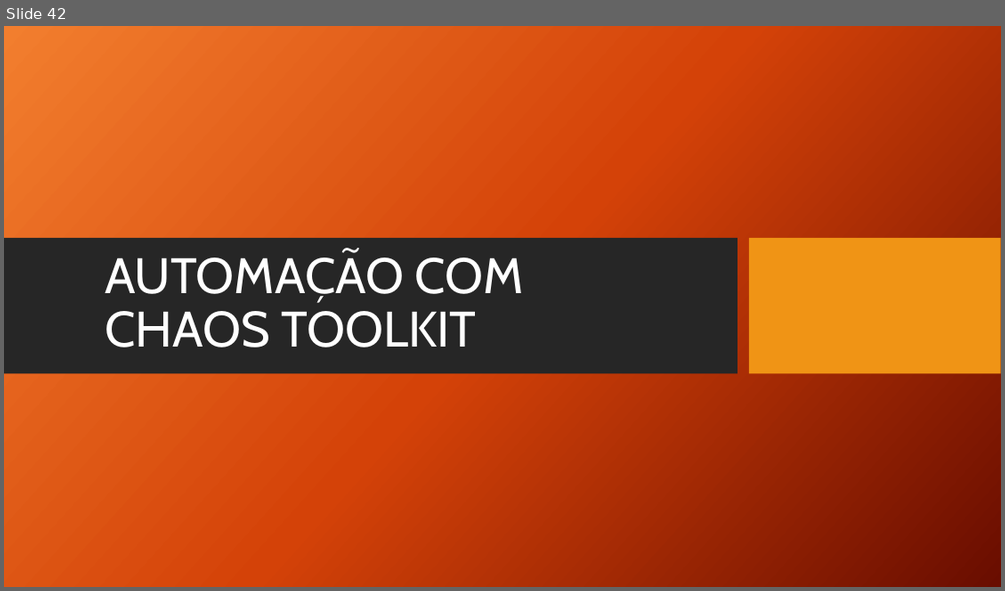
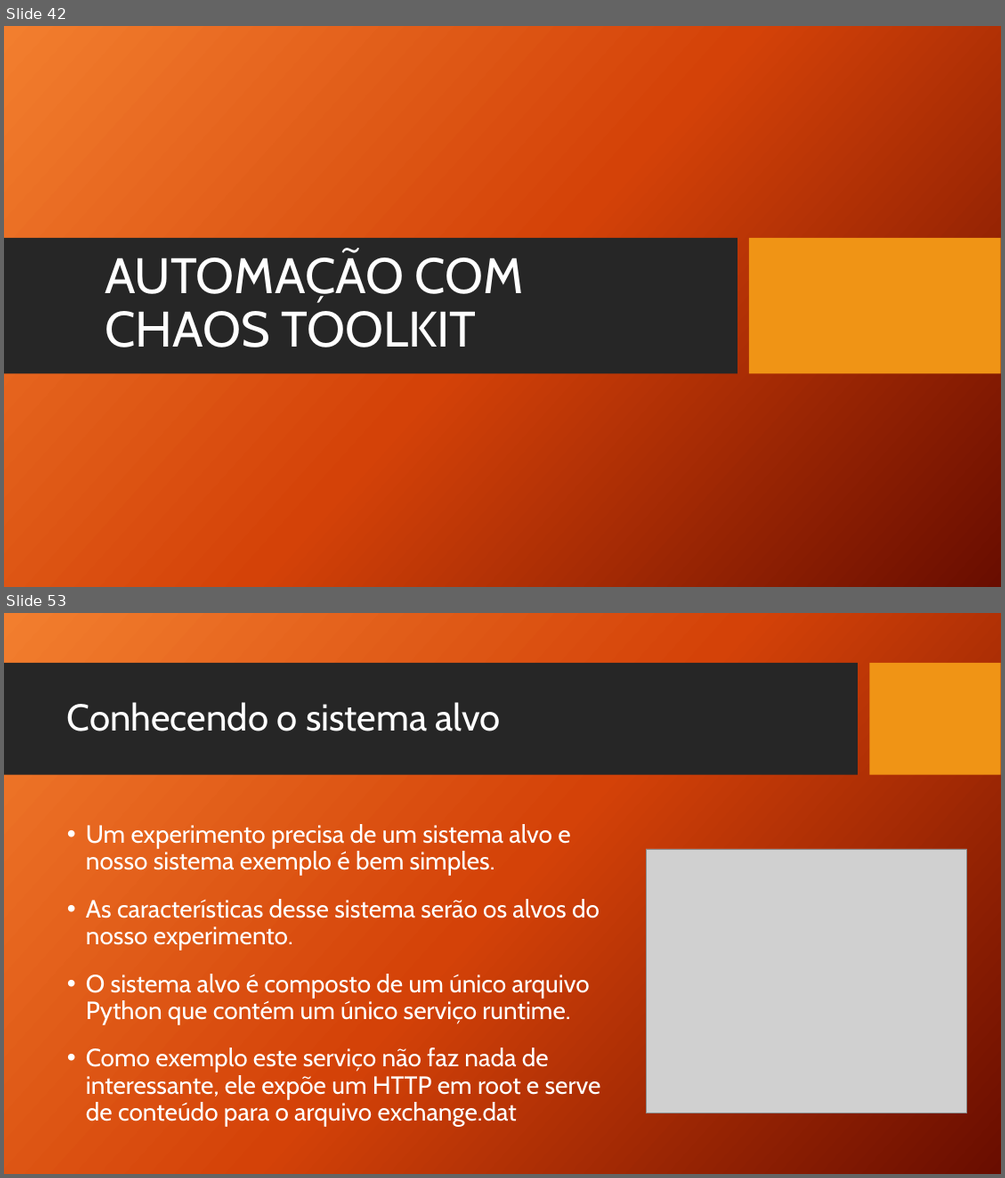
Before and after one commit to TCC-Chaos-Engineering/docs-chaos-engineering, a slide deck: docs/Chaos Engineering - Das Hipoteses aos Testes.pptx. Shown one above the other, each under a label of ours: slide 42 before the commit, slides 42 and 53 after it; the slides between them are not shown. The pictures are 1005x591 and 1005x1178 pixels, drawn with LibreOffice and Linux fonts; fonts in the diff are those of the drawing; grey boxes stand for pictures; background and template pictures are left out. Boxes give left, top, right and bottom in pixels: in the first picture for what was removed or moved away, otherwise in the second. Text is boxed around its words. In the diff, an @@ line names an element or a change of style, - is before the commit and + after.

```diff
--- a/docs/Chaos Engineering - Das Hipoteses aos Testes.pptx
+++ b/docs/Chaos Engineering - Das Hipoteses aos Testes.pptx
@@ slide 53 added at (4,613,1001,1174), background picture (left out) @@
@@ rectangle added at (4,663,858,775), fill #262626 @@
@@ rectangle added at (870,663,1001,775), fill #F09415 @@
@@ title added at (67,702,501,731), 36 pt, text #FFFFFF @@
+Conhecendo o sistema alvo
@@ text added at (86,824,601,1126), 24 pt, text #FFFFFF @@
+• Um experimento precisa de um sistema alvo e nosso sistema exemplo é bem simples.
+• As características desse sistema serão os alvos do nosso experimento.
+• O sistema alvo é composto de um único arquivo Python que contém um único serviço runtime.
+• Como exemplo este serviço não faz nada de interessante, ele expõe um HTTP em root e serve de conteúdo para o arquivo exchange.dat
@@ picture added at (647,849,967,1112) @@
```
Also in this commit, not shown: 28 slides changed, 20 other slides added, 2 slides removed.
